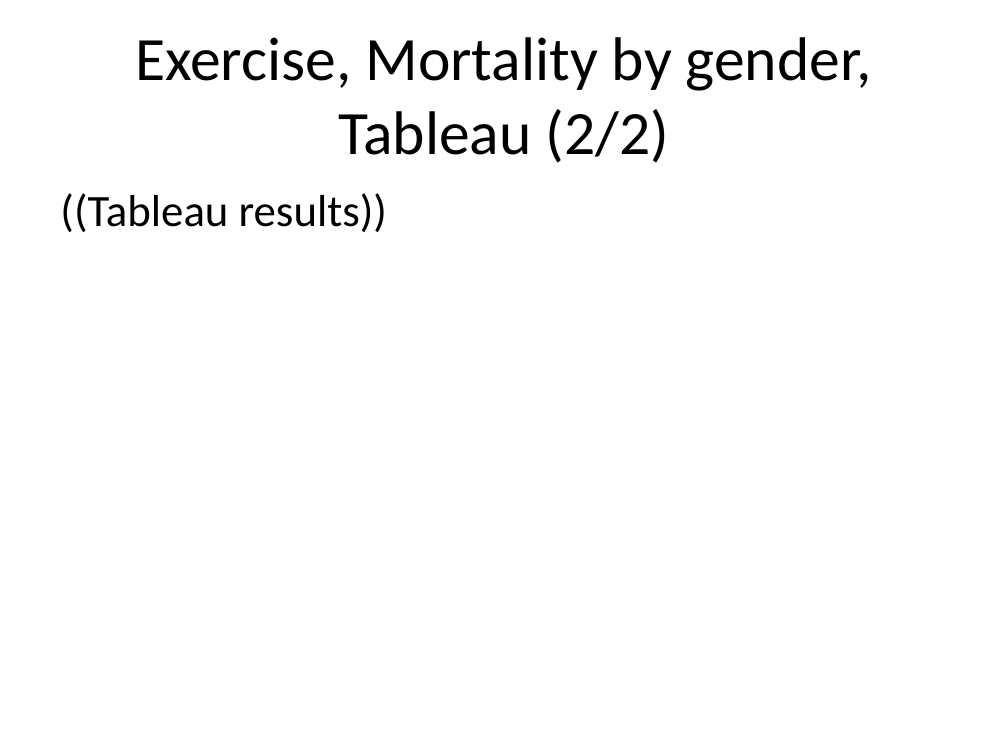
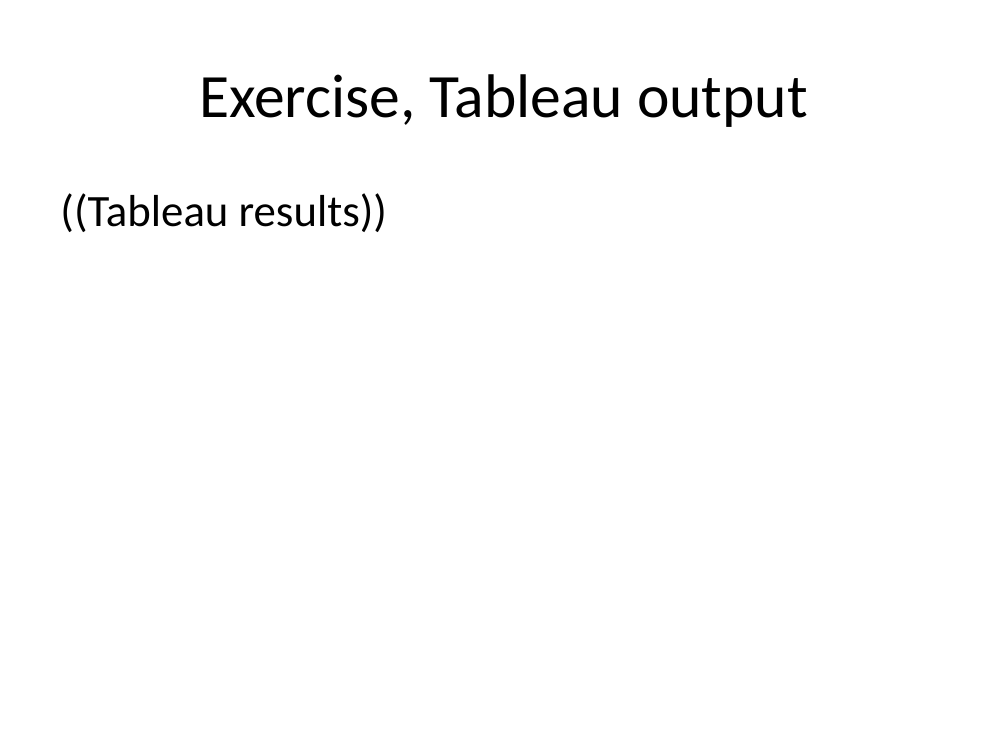
Before and after one commit to pmean/data-visualization, a slide deck: slide 7 of data-viz-02/component/exercise-mortality-by-sex.pptx (slide 8 before the commit). Drawn at 1008x756 pixels with LibreOffice and Linux fonts; fonts in the diff are those of the drawing. Boxes give left, top, right and bottom in pixels: in the first picture for what was removed or moved away, otherwise in the second. Text is boxed around its words. In the diff, an @@ line names an element or a change of style, - is before the commit and + after.

```diff
--- a/data-viz-02/component/exercise-mortality-by-sex.pptx
+++ b/data-viz-02/component/exercise-mortality-by-sex.pptx
@@ title at (x1=199, y1=74, x2=808, y2=127): text changed @@
-Exercise, Mortality by gender, Tableau (2/2)
+Exercise, Tableau output
```
Also in this commit, not shown: 4 other slides changed, 1 slide removed, 38 other files.
